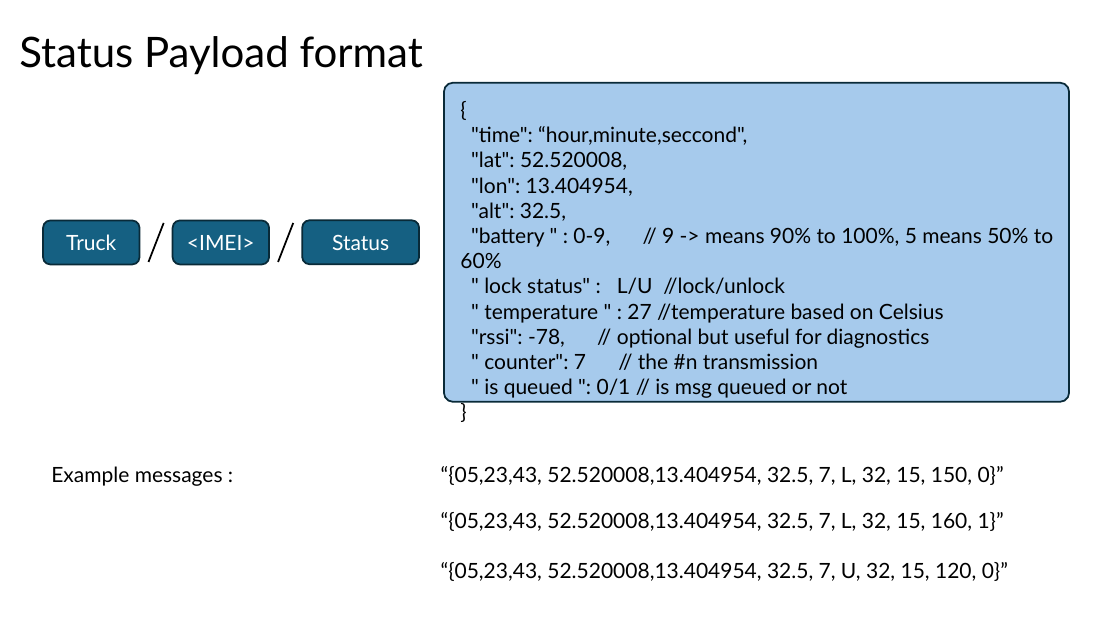
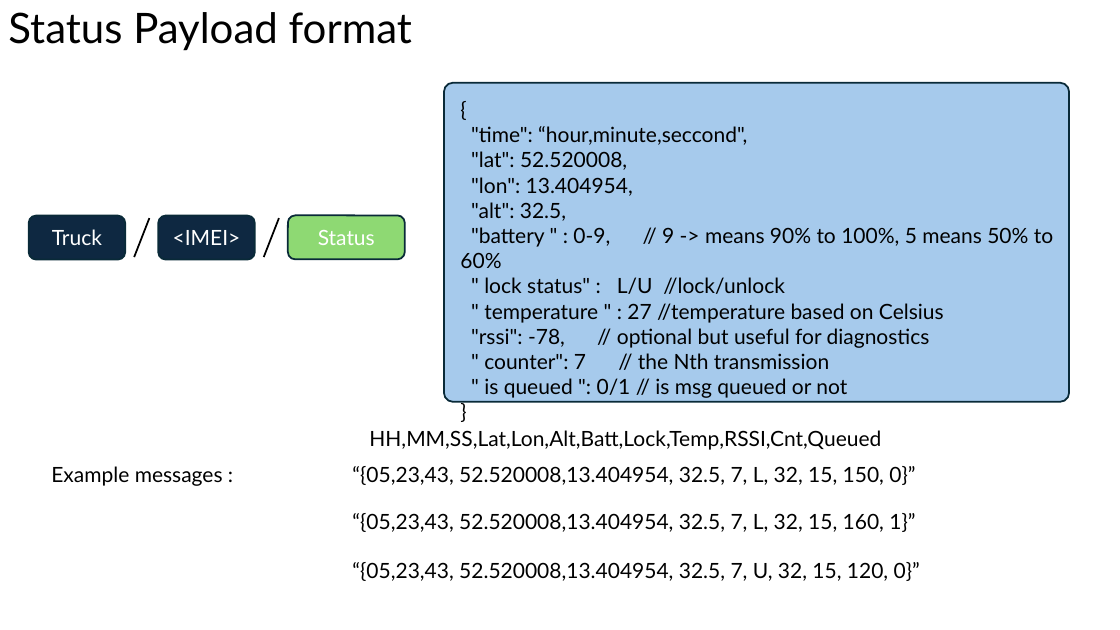
Before and after one commit to hamidrezaHemati/MQTT-AutoLock, a slide deck: slide 14 of Structure/Communication Workflow — MQTT Design & Architecture.pptx (slide 11 before the commit). Drawn at 1120x630 pixels with LibreOffice and Linux fonts; fonts in the diff are those of the drawing. Boxes give left, top, right and bottom in pixels: in the first picture for what was removed or moved away, otherwise in the second. Text is boxed around its words. In the diff, an @@ line names an element or a change of style, - is before the commit and + after.

```diff
--- a/Structure/Communication Workflow — MQTT Design & Architecture.pptx
+++ b/Structure/Communication Workflow — MQTT Design & Architecture.pptx
@@ title "Status Payload format": place and size @@
-title "Status Payload format" at [19, 36, 423, 75]
+title "Status Payload format" at [8, 12, 412, 51]
@@ rounded rectangle "Truck" at [29, 216, 125, 260]: fill #156082 to #0E2841 @@
@@ rounded rectangle "<IMEI>" at [158, 216, 255, 260]: fill #156082 to #0E2841 @@
@@ 3 rounded rectangles, 2 lines: place and size @@
-3 rounded rectangles, 2 lines at [43, 220, 419, 264]
+3 rounded rectangles, 2 lines at [29, 215, 405, 260]
@@ rounded rectangle "Status" at [288, 215, 405, 259]: fill #156082 to #8ED973 @@
@@ text at [484, 353, 829, 369]: text changed @@
-" counter": 7 // the #n transmission
+" counter": 7 // the Nth transmission
@@ text added at [369, 430, 881, 450], 18 pt, text #000000 @@
+HH,MM,SS,Lat,Lon,Alt,Batt,Lock,Temp,RSSI,Cnt,Queued
@@ 3 texts: place and size @@
-3 texts at [441, 466, 1008, 581]
+3 texts at [352, 466, 920, 581]
```
Also in this commit, not shown: 5 other slides changed, 5 slides added, 2 slides removed, 4 other files.
